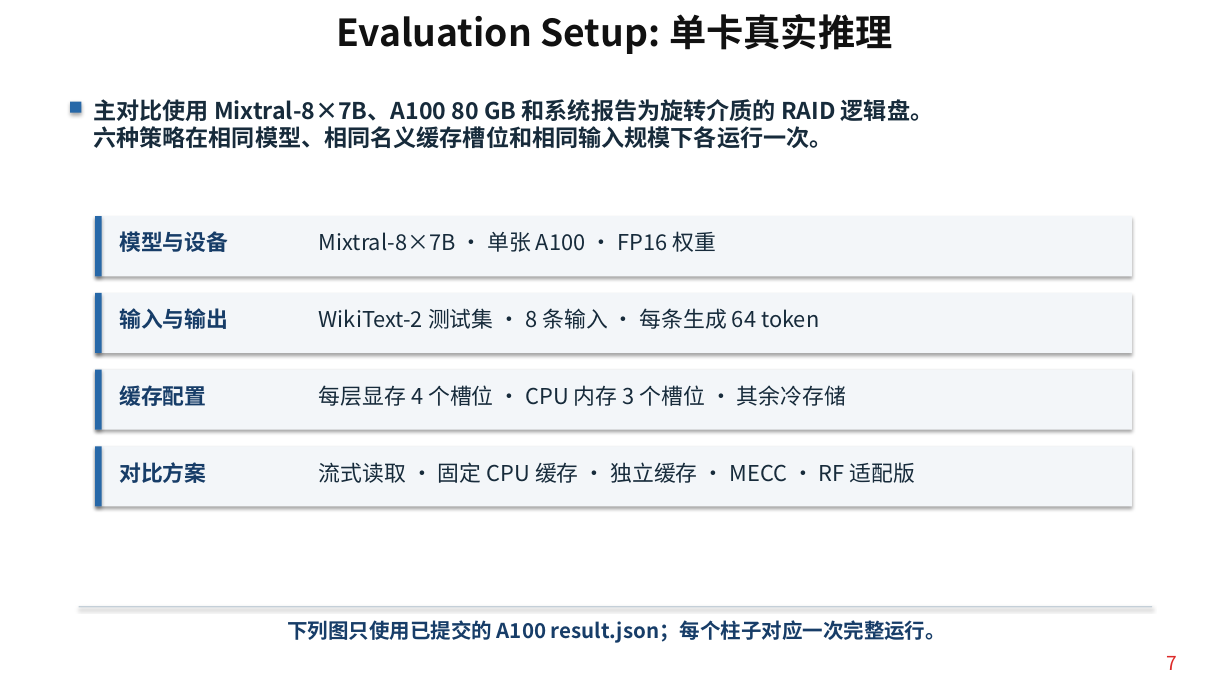
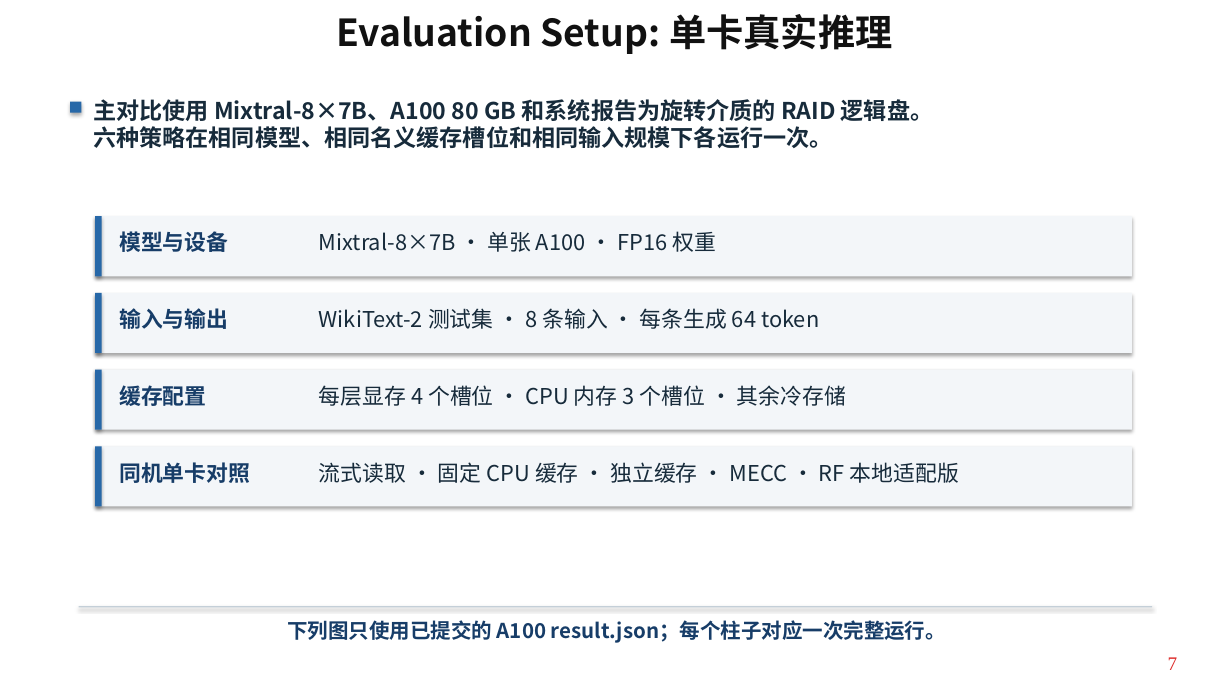
Before and after one commit to Kirihara-Yun/mecc_package, a slide deck: slide 7 of mecc_package/paper/current/MECC_A100_measured.pptx. Drawn at 1232x693 pixels with LibreOffice and Linux fonts; fonts in the diff are those of the drawing. Boxes give left, top, right and bottom in pixels: in the first picture for what was removed or moved away, otherwise in the second. Text is boxed around its words. In the diff, an @@ line names an element or a change of style, - is before the commit and + after.

```diff
--- a/mecc_package/paper/current/MECC_A100_measured.pptx
+++ b/mecc_package/paper/current/MECC_A100_measured.pptx
@@ text at box(119, 462, 250, 483): text changed @@
-对比方案
+同机单卡对照
@@ text at box(319, 462, 959, 483): text changed @@
-流式读取 · 固定 CPU 缓存 · 独立缓存 · MECC · RF 适配版
+流式读取 · 固定 CPU 缓存 · 独立缓存 · MECC · RF 本地适配版
@@ text "7" at box(1168, 657, 1178, 670): font Noto Sans CJK SC to Times New Roman @@
```
Also in this commit, not shown: 7 other slides changed, 26 other files.
